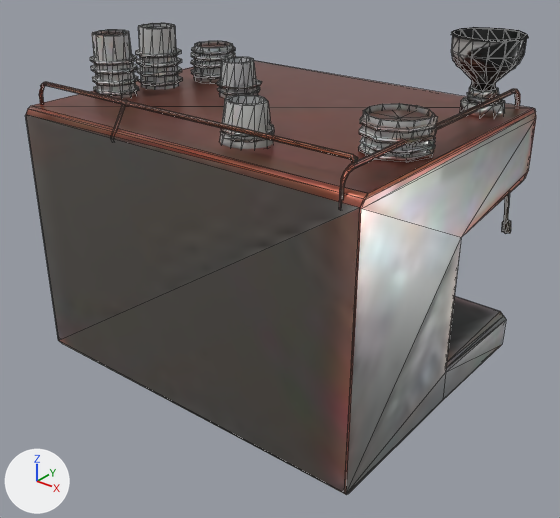
Two versions of the glTF model game/public/assets/models/office-espresso-machine.glb, one commit apart.
Camera for both pictures: a 50 mm lens placed at (1.65, -2.21, 1.72), pointed at (-0.01, -0.14, 0.44). The axes (+X, +Y, +Z) are drawn at lower left. The lights are the same throughout. The first picture is the older version. Mesh edges are drawn as thin lines. Vertices at exactly the same position are counted once.

Names of what the first picture shows: 'espresso-machine'.
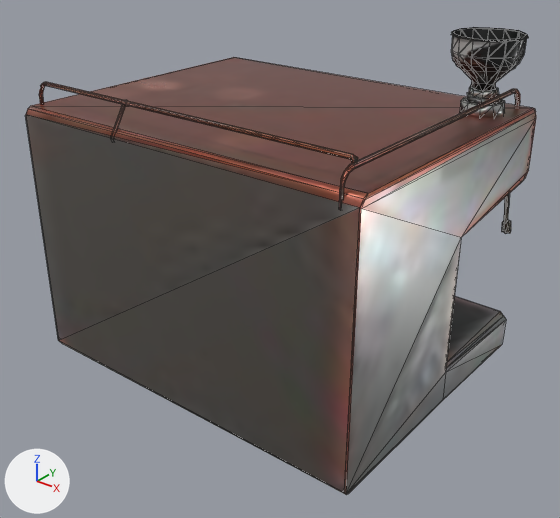
The newer file is also rescaled (x0.557) as a whole; pictures and numbers use the older file's frame.

Patch to the scene script:
```diff
--- a/game/public/assets/models/office-espresso-machine.glb.py
+++ b/game/public/assets/models/office-espresso-machine.glb.py
@@ me_espresso_machine @@
 # used by ob_espresso_machine; location = (0.0, 0.0, 0.0)
-me_espresso_machine.from_pydata(...)  # 2140 vertices, 3819 faces; spans x -0.7..0.7, y -0.703..0.703, z 0.0..1.287
+me_espresso_machine.from_pydata(...)  # 1456 vertices, 2643 faces; spans x -0.7..0.7, y -0.703..0.703, z 0.0..1.287
+# me_espresso_machine part 1: 31 loose pieces with 684 vertices, spanning x -0.66..0.677, y -0.605..0.116, z 1.015..1.249, are deleted
 me_espresso_machine.materials.append(mat_office_espresso_machine)
```

Where the change shows, as pixel boxes [x1, y1, x2, y2] in the pictures (560 x 518 px):
'espresso-machine', reshaped
    before: [25, 23, 536, 495]
    after: [25, 27, 536, 495]
part 1 of me_espresso_machine, deleted
    before: [90, 23, 438, 162]
